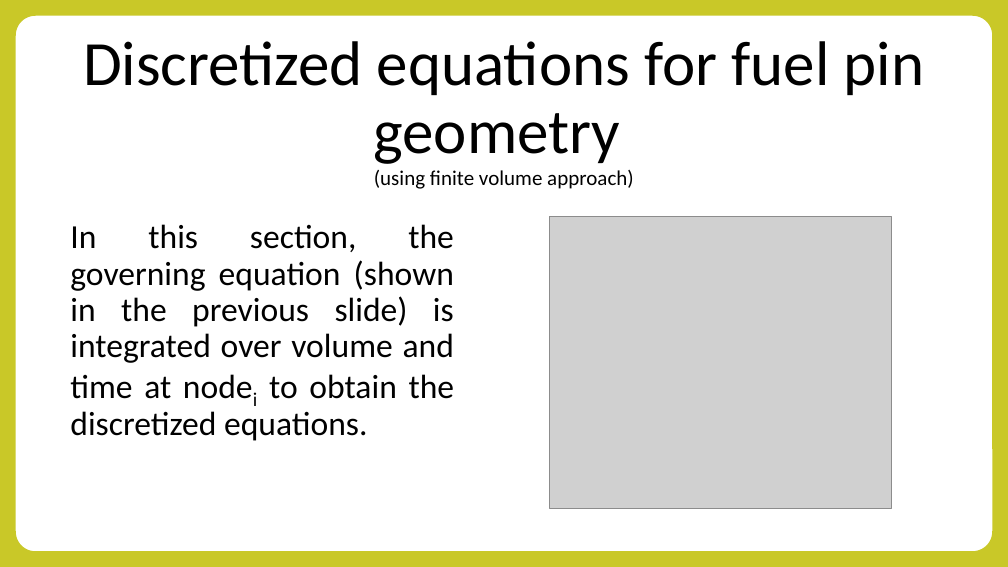
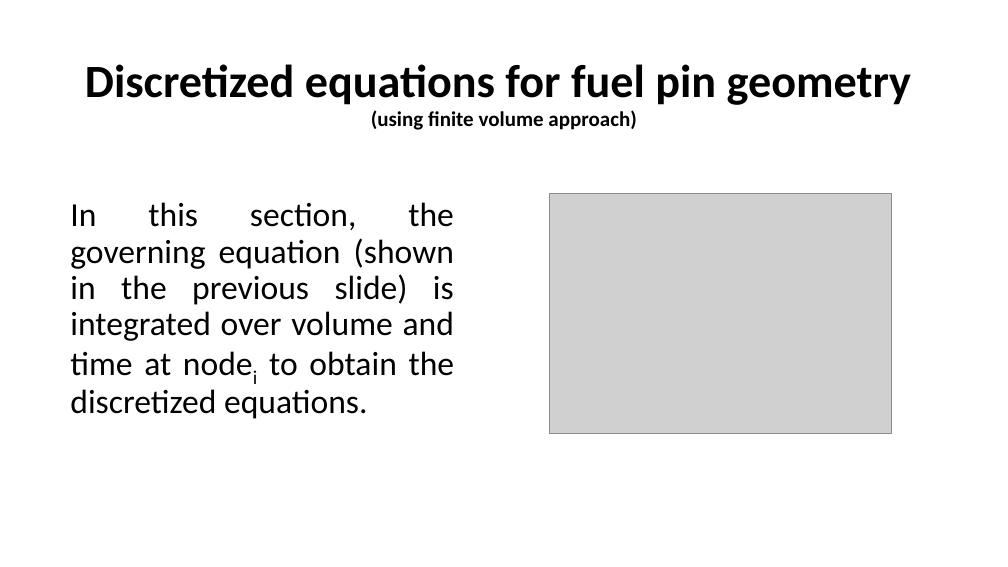
Before and after one commit to rinsane/Subchannel-Analysis, a slide deck: slide 4 of Docs/Presentation Files/Transientfinal.pptx (slide 3 before the commit). Drawn at 1008x567 pixels with LibreOffice and Linux fonts; fonts in the diff are those of the drawing; grey boxes stand for pictures. Boxes give left, top, right and bottom in pixels: in the first picture for what was removed or moved away, otherwise in the second. Text is boxed around its words. In the diff, an @@ line names an element or a change of style, - is before the commit and + after.

```diff
--- a/Docs/Presentation Files/Transientfinal.pptx
+++ b/Docs/Presentation Files/Transientfinal.pptx
@@ rounded rectangle removed at <box>0,0,1008,567</box> @@
@@ title "Discretized equations for fuel pin ...": place and size @@
-title "Discretized equations for fuel pin ..." at <box>83,41,925,189</box>
+title "Discretized equations for fuel pin ..." at <box>85,64,911,130</box>
@@ title "Discretized equations for fuel pin ..." at <box>85,64,911,130</box>: size 60 to 44 pt in "Discretized equations for fuel pin geometry"; bold on @@
@@ text "In this section, the governing ...": place and size @@
-text "In this section, the governing ..." at <box>70,224,455,441</box>
+text "In this section, the governing ..." at <box>70,202,455,419</box>
@@ picture: place and size @@
-picture at <box>550,216,892,508</box>
+picture at <box>550,194,892,434</box>
```
Also in this commit, not shown: 12 other slides changed, 1 slide added, 4 slides removed, 16 other files.
